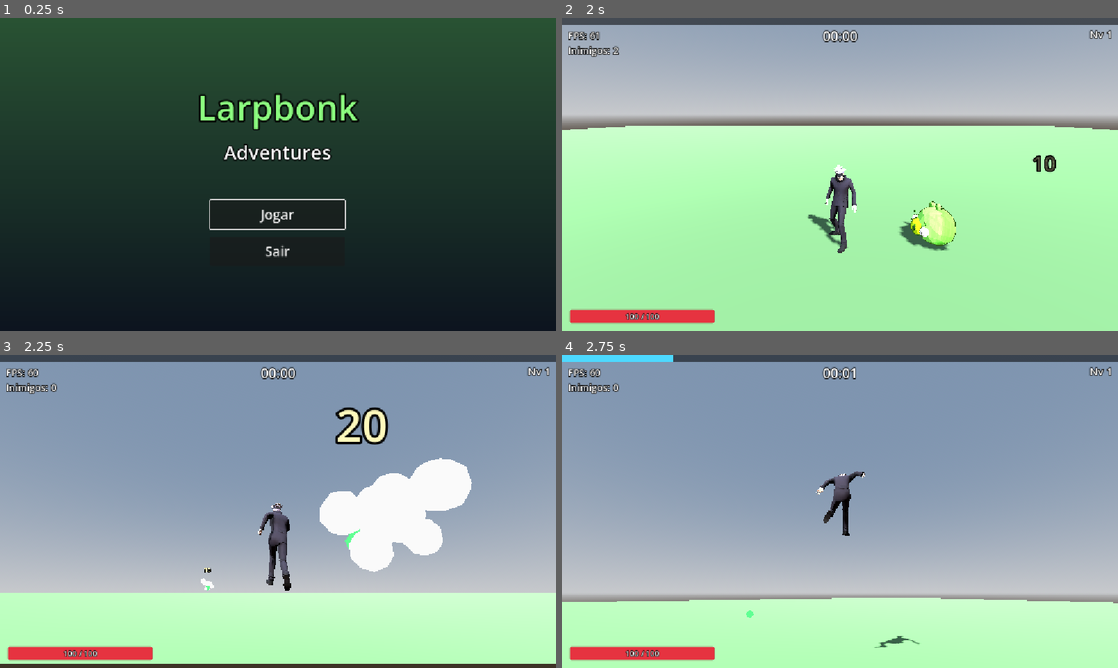
Above: before the commit, frames 1-4 (two rows, left to right).
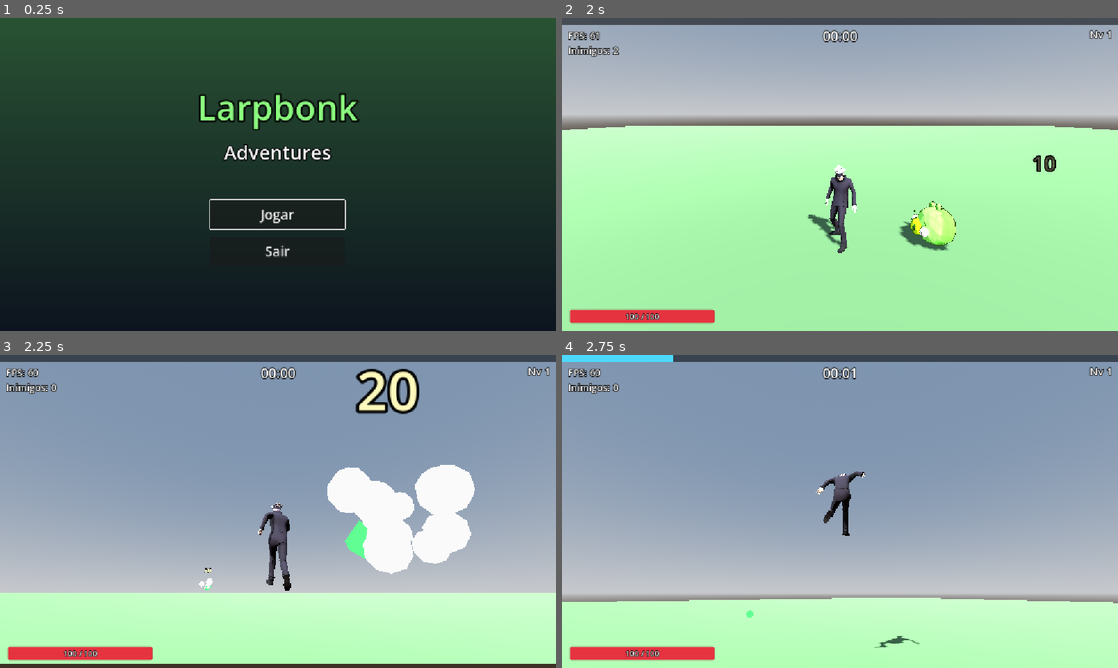
Above: after the commit, the same moments.

Repository: SamueLVitor1/larpbonk
Game: Godot game, scene res://ui/menus/main_menu/main_menu.tscn
The game is run twice, just before and just after one commit, with the same random seed, the same clock (stepped at 60 frames per second) and the same inputs.
Inputs (mouse positions are in pixels of both pictures, inside the frame that each line leads up to):
- Up to frame 1 (0.25 s): no input
- Up to frame 2 (2 s): click "Jogar" at 0.5 s; click "Começar" at 1.25 s
- Up to frame 3 (2.25 s): tap Enter at 2 s; move the mouse to (305, 511) at 2.02 s; hold W (move_forward) from 2.03 s (still down); tap K at 2.1 s
- Up to frame 4 (2.75 s): keep holding W (move_forward); tap Space (jump) at 2.27 s

Frames 1-2 are identical in both runs. In frame 3, 5.5% of the frame differs, in the area x 35-86%, y 4-76%; in frame 4, nothing differs.

Commit message:
feat: BaseLevel como base herdada dos mapas
Separa os sistemas comuns da partida (player, spawners, HUD, menus, debug)
em levels/base_level/. A test_arena vira cena herdada só com o cenário.

Co-Authored-By: Claude Opus 5.5 <noreply@anthropic.com>

Diff:
--- a/levels/test_arena/test_arena.gd
+++ b/levels/base_level/base_level.gd
@@ -1,6 +1,9 @@
+class_name BaseLevel
 extends Node3D
-## Arena de protótipo. Também guarda atalhos de debug, que só funcionam
-## rodando pelo editor (somem num jogo exportado).
+## Base de todo mapa: player, spawners, HUD e menus. Cada mapa é uma cena
+## herdada desta e só acrescenta o cenário (luz, céu, chão, obstáculos).
+## Também guarda atalhos de debug, que só funcionam rodando pelo editor
+## (somem num jogo exportado).
 
 var _debug_label: Label
 
--- /dev/null
+++ b/levels/base_level/base_level.tscn
@@ -0,0 +1,41 @@
+[gd_scene format=3]
+
+[ext_resource type="Script" path="res://levels/base_level/base_level.gd" id="0_level"]
+[ext_resource type="PackedScene" path="res://entities/player/player.tscn" id="1_player"]
+[ext_resource type="PackedScene" path="res://entities/enemies/pig/pig.tscn" id="2_enemy"]
+[ext_resource type="PackedScene" path="res://systems/spawner/enemy_spawner.tscn" id="3_spawner"]
+[ext_resource type="Resource" path="res://data/spawner/default_spawn.tres" id="4_spawn_config"]
+[ext_resource type="PackedScene" path="res://systems/drops/drop_spawner.tscn" id="5_drops"]
+[ext_resource type="PackedScene" path="res://ui/hud/hud.tscn" id="6_hud"]
+[ext_resource type="PackedScene" path="res://ui/menus/level_up_menu/level_up_menu.tscn" id="7_level_up_menu"]
+[ext_resource type="PackedScene" path="res://systems/upgrades/upgrade_manager.tscn" id="8_upgrade_manager"]
+[ext_resource type="PackedScene" path="res://ui/menus/game_over_menu/game_over_menu.tscn" id="9_game_over"]
+[ext_resource type="PackedScene" path="res://ui/damage_numbers/damage_number_spawner.tscn" id="10_damage_numbers"]
+[ext_resource type="PackedScene" path="res://effects/death_puff/death_puff_spawner.tscn" id="11_death_puff"]
+[ext_resource type="PackedScene" path="res://ui/menus/pause_menu/pause_menu.tscn" id="12_pause_menu"]
+
+[node name="BaseLevel" type="Node3D"]
+script = ExtResource("0_level")
+
+[node name="Player" parent="." instance=ExtResource("1_player")]
+transform = Transform3D(1, 0, 0, 0, 1, 0, 0, 0, 1, 0, 0.1, 0)
+
+[node name="EnemySpawner" parent="." instance=ExtResource("3_spawner")]
+enemy_scene = ExtResource("2_enemy")
+config = ExtResource("4_spawn_config")
+
+[node name="DropSpawner" parent="." instance=ExtResource("5_drops")]
+
+[node name="Hud" parent="." instance=ExtResource("6_hud")]
+
+[node name="UpgradeManager" parent="." instance=ExtResource("8_upgrade_manager")]
+
+[node name="LevelUpMenu" parent="." instance=ExtResource("7_level_up_menu")]
+
+[node name="GameOverMenu" parent="." instance=ExtResource("9_game_over")]
+
+[node name="DamageNumberSpawner" parent="." instance=ExtResource("10_damage_numbers")]
+
+[node name="DeathPuffSpawner" parent="." instance=ExtResource("11_death_puff")]
+
+[node name="PauseMenu" parent="." instance=ExtResource("12_pause_menu")]
--- a/levels/test_arena/test_arena.tscn
+++ b/levels/test_arena/test_arena.tscn
@@ -1,18 +1,7 @@
 [gd_scene format=3 uid="uid://dn27dwrh2nh1x"]
 
-[ext_resource type="Script" uid="uid://cywkj5w2j514t" path="res://levels/test_arena/test_arena.gd" id="0_arena"]
-[ext_resource type="PackedScene" path="res://entities/player/player.tscn" id="1_player"]
+[ext_resource type="PackedScene" path="res://levels/base_level/base_level.tscn" id="1_base"]
 [ext_resource type="PackedScene" path="res://entities/enemies/pig/pig.tscn" id="2_enemy"]
-[ext_resource type="PackedScene" path="res://systems/spawner/enemy_spawner.tscn" id="3_spawner"]
-[ext_resource type="Resource" path="res://data/spawner/default_spawn.tres" id="4_spawn_config"]
-[ext_resource type="PackedScene" path="res://systems/drops/drop_spawner.tscn" id="5_drops"]
-[ext_resource type="PackedScene" path="res://ui/hud/hud.tscn" id="6_hud"]
-[ext_resource type="PackedScene" path="res://ui/menus/level_up_menu/level_up_menu.tscn" id="7_level_up_menu"]
-[ext_resource type="PackedScene" path="res://systems/upgrades/upgrade_manager.tscn" id="8_upgrade_manager"]
-[ext_resource type="PackedScene" path="res://ui/menus/game_over_menu/game_over_menu.tscn" id="9_game_over"]
-[ext_resource type="PackedScene" path="res://ui/damage_numbers/damage_number_spawner.tscn" id="10_damage_numbers"]
-[ext_resource type="PackedScene" path="res://effects/death_puff/death_puff_spawner.tscn" id="11_death_puff"]
-[ext_resource type="PackedScene" path="res://ui/menus/pause_menu/pause_menu.tscn" id="12_pause_menu"]
 
 [sub_resource type="ProceduralSkyMaterial" id="ProceduralSkyMaterial_1"]
 
@@ -35,47 +24,23 @@
 material = SubResource("StandardMaterial3D_1")
 size = Vector3(100, 1, 100)
 
-[node name="TestArena" type="Node3D" unique_id=1492830493]
-script = ExtResource("0_arena")
+[node name="TestArena" instance=ExtResource("1_base")]
 
-[node name="WorldEnvironment" type="WorldEnvironment" parent="." unique_id=1708527372]
+[node name="WorldEnvironment" type="WorldEnvironment" parent="."]
 environment = SubResource("Environment_1")
 
-[node name="Sun" type="DirectionalLight3D" parent="." unique_id=265243567]
+[node name="Sun" type="DirectionalLight3D" parent="."]
 transform = Transform3D(0.866, -0.354, 0.354, 0, 0.707, 0.707, -0.5, -0.612, 0.612, 0, 10, 0)
 shadow_enabled = true
 
-[node name="Floor" type="StaticBody3D" parent="." unique_id=2113323246]
+[node name="Floor" type="StaticBody3D" parent="."]
 transform = Transform3D(1, 0, 0, 0, 1, 0, 0, 0, 1, 0, -0.5, 0)
 
-[node name="CollisionShape3D" type="CollisionShape3D" parent="Floor" unique_id=1724515981]
+[node name="CollisionShape3D" type="CollisionShape3D" parent="Floor"]
 shape = SubResource("BoxShape3D_1")
 
-[node name="MeshInstance3D" type="MeshInstance3D" parent="Floor" unique_id=1994294439]
+[node name="MeshInstance3D" type="MeshInstance3D" parent="Floor"]
 mesh = SubResource("BoxMesh_1")
 
-[node name="Player" parent="." unique_id=510878747 instance=ExtResource("1_player")]
-transform = Transform3D(1, 0, 0, 0, 1, 0, 0, 0, 1, 0, 0.1, 0)
-
-[node name="Pig" parent="." unique_id=1067142729 instance=ExtResource("2_enemy")]
+[node name="Pig" parent="." instance=ExtResource("2_enemy")]
 transform = Transform3D(1, 0, 0, 0, 1, 0, 0, 0, 1, 4, 0, 0)
-
-[node name="EnemySpawner" parent="." unique_id=1921195872 instance=ExtResource("3_spawner")]
-enemy_scene = ExtResource("2_enemy")
-config = ExtResource("4_spawn_config")
-
-[node name="DropSpawner" parent="." unique_id=1692472799 instance=ExtResource("5_drops")]
-
-[node name="Hud" parent="." unique_id=1211981824 instance=ExtResource("6_hud")]
-
-[node name="UpgradeManager" parent="." unique_id=1061210737 instance=ExtResource("8_upgrade_manager")]
-
-[node name="LevelUpMenu" parent="." unique_id=1590276569 instance=ExtResource("7_level_up_menu")]
-
-[node name="GameOverMenu" parent="." unique_id=1057419491 instance=ExtResource("9_game_over")]
-
-[node name="DamageNumberSpawner" parent="." instance=ExtResource("10_damage_numbers")]
-
-[node name="DeathPuffSpawner" parent="." instance=ExtResource("11_death_puff")]
-
-[node name="PauseMenu" parent="." instance=ExtResource("12_pause_menu")]
Renamed: levels/test_arena/test_arena.gd.uid -> levels/base_level/base_level.gd.uid
Not shown, changed: CLAUDE.md
